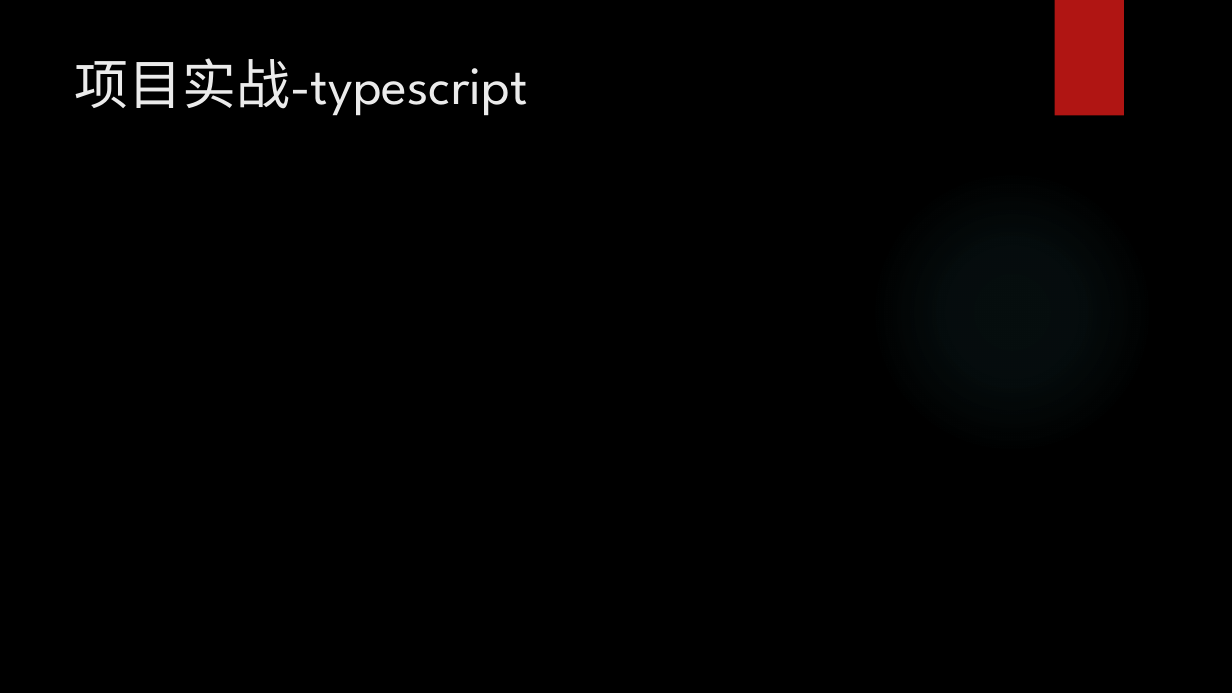
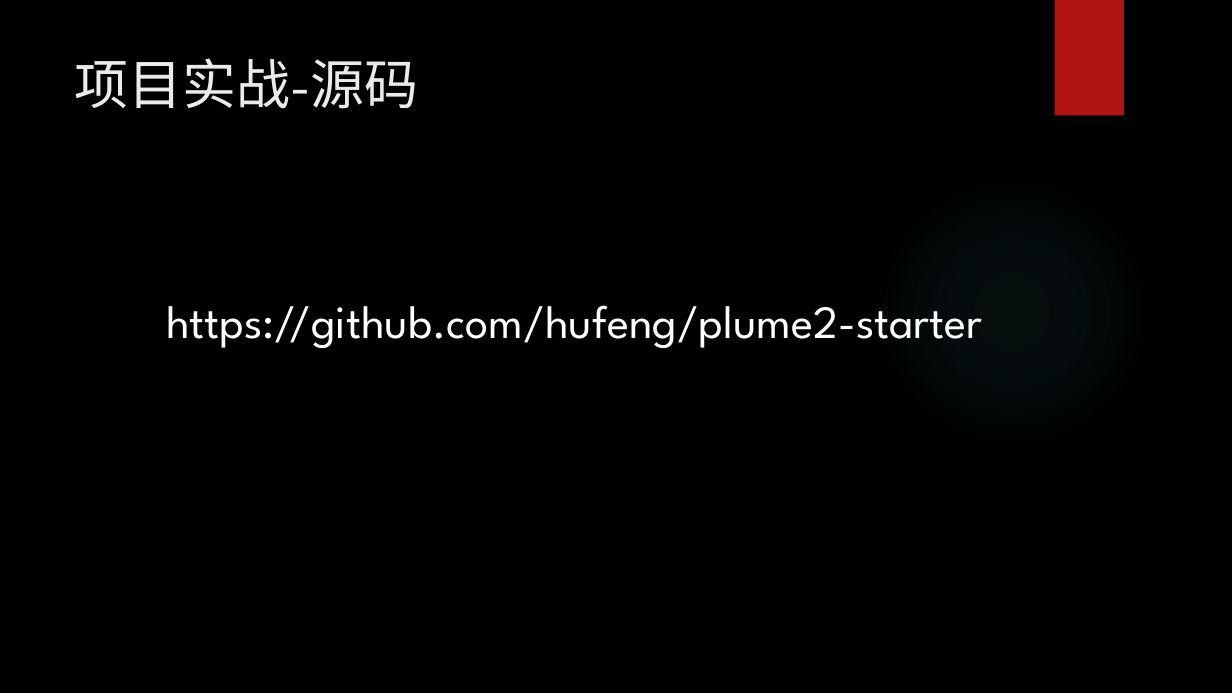
Before and after one commit to hufeng/plume2-starter, a slide deck: slide 14 of docs/plume2-starter项目实战.pptx. Drawn at 1232x693 pixels with LibreOffice and Linux fonts; fonts in the diff are those of the drawing; background and template pictures are left out. Boxes give left, top, right and bottom in pixels: in the first picture for what was removed or moved away, otherwise in the second. Text is boxed around its words. In the diff, an @@ line names an element or a change of style, - is before the commit and + after.

```diff
--- a/docs/plume2-starter项目实战.pptx
+++ b/docs/plume2-starter项目实战.pptx
@@ title at box(75, 58, 419, 109): text changed @@
-项目实战-typescript
+项目实战-源码
@@ text added at box(166, 305, 983, 348), 36 pt, text #FFFFFF @@
+https://github.com/hufeng/plume2-starter
```
Also in this commit, not shown: 5 other slides changed, 1 slide added, 2 other files.
